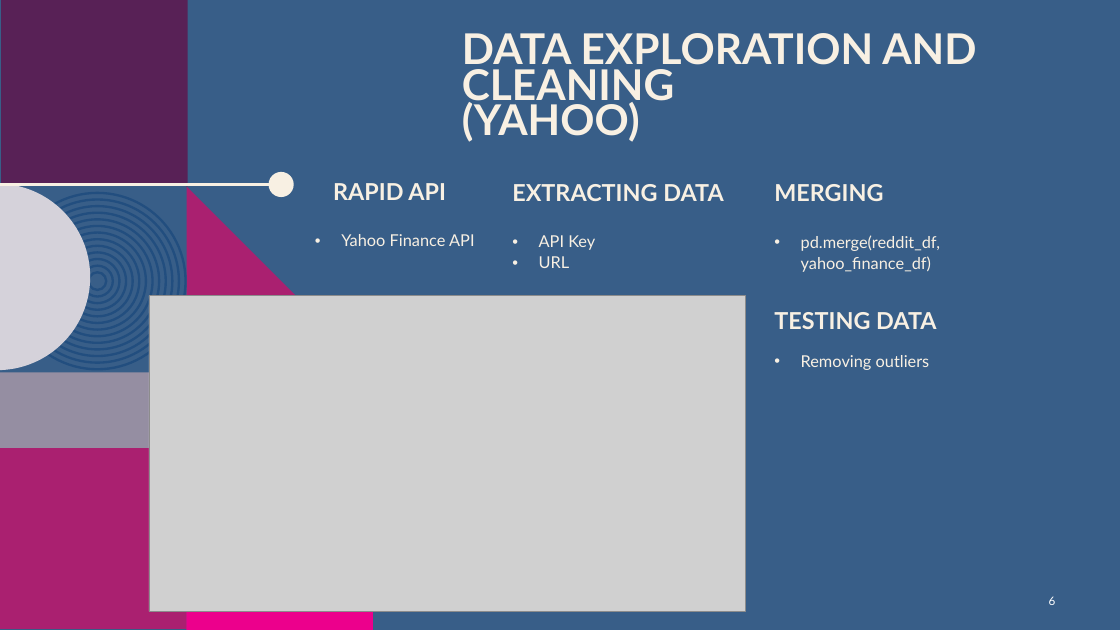
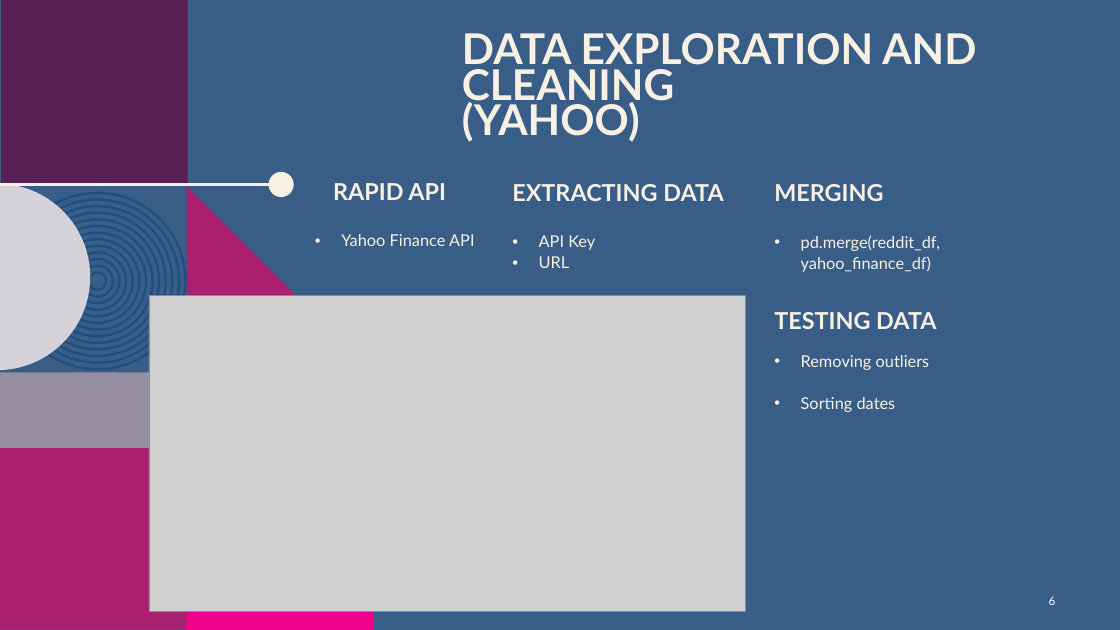
Before and after one commit to AprilHolmes7825/Project_1, a slide deck: slide 6 of Reddit Yahoo Finance Presentation.pptx. Drawn at 1120x630 pixels with LibreOffice and Linux fonts; fonts in the diff are those of the drawing; grey boxes stand for pictures; background and template pictures are left out. Boxes give left, top, right and bottom in pixels: in the first picture for what was removed or moved away, otherwise in the second. Text is boxed around its words. In the diff, an @@ line names an element or a change of style, - is before the commit and + after.

```diff
--- a/Reddit Yahoo Finance Presentation.pptx
+++ b/Reddit Yahoo Finance Presentation.pptx
@@ text at (x1=801, y1=397, x2=896, y2=412): paragraph added @@
+• Sorting dates
```
Also in this commit, not shown: 4 other slides changed.
